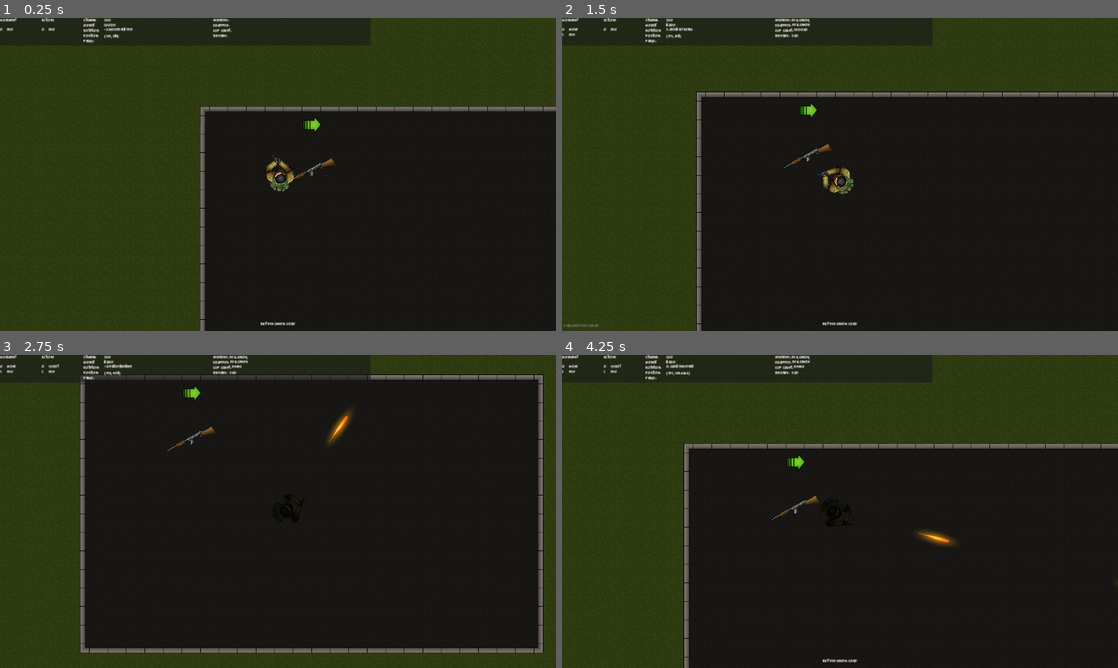
Above: before the commit, frames 1-4 (two rows, left to right).
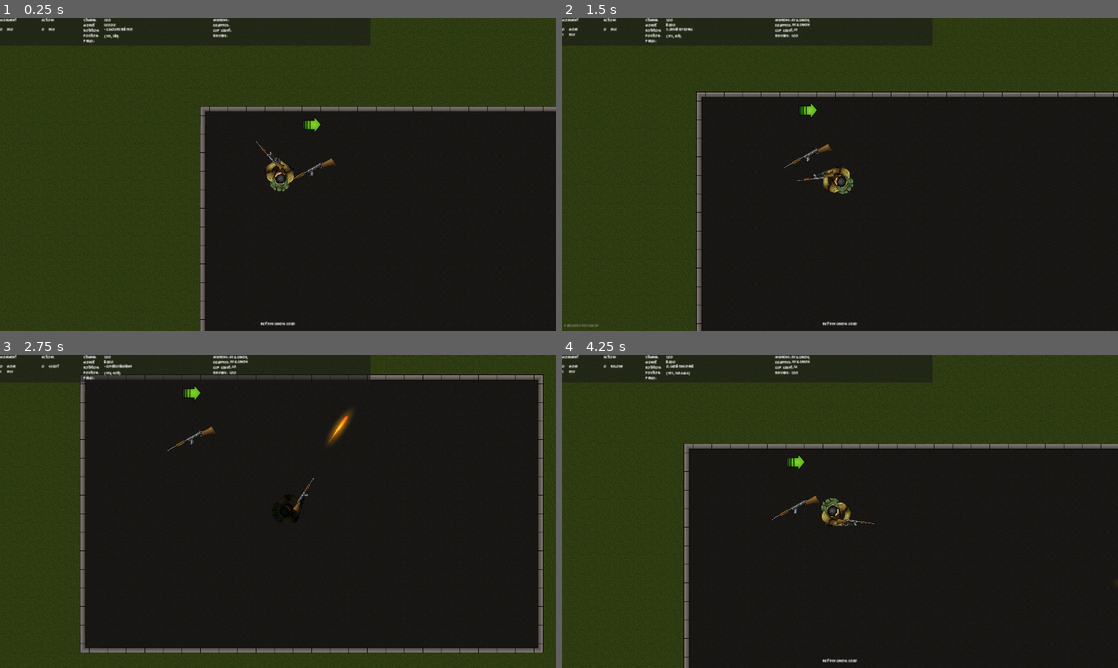
Above: after the commit, the same moments.

Repository: seffa1/ZombieGameRefactor
Game: Godot game, scene res://Main/Game.tscn
Same seed, same stepped clock (60 frames per second), same inputs: the game is played once before the commit and once after it.
Inputs (mouse positions are in pixels of both pictures, inside the frame that each line leads up to):
- Up to frame 1 (0.25 s): no input
- Up to frame 2 (1.5 s): move the mouse to (962, 158) at 0.52 s; press the mouse at (962, 158) at 0.53 s; hold D (move_right) 0.53-1.28 s; move the mouse to (728, 190) at 1.27 s; release the mouse at (728, 190) at 1.28 s; hold S (move_down) from 1.28 s (still down); tap F (interact) at 1.35 s
- Up to frame 3 (2.75 s): click (166, 527) at 1.55 s; move the mouse to (333, 442) at 2.02 s; release S (move_down) at 2.03 s; press the mouse at (333, 442) at 2.03 s; hold D (move_right) from 2.03 s (still down)
- Up to frame 4 (4.25 s): move the mouse to (812, 574) at 2.77 s; release D (move_right) at 2.78 s; release the mouse at (812, 574) at 2.78 s; hold W (move_up) 2.78-3.53 s; tap Shift (sprint) at 2.85 s; click (812, 574) at 3.05 s; move the mouse to (1006, 558) at 3.52 s; press the mouse at (1006, 558) at 3.53 s; hold A (move_left) from 3.53 s (still down); tap R (reload, bound only after the commit) at 4.15 s

The runs differ from the first frame. In frame 1, less than 0.1% of the frame differs, in the area x 46-52%, y 39-49%; in frame 2, less than 0.1%; in frame 3, less than 0.1%; in frame 4, 0.6%, in the area x 7-71%, y 2-62%.

Commit message:
reload state

Diff:
--- a/Autoload/Globals.gd
+++ b/Autoload/Globals.gd
@@ -8,6 +8,7 @@
 const GUN_INDEX = {
 	"DEV_CANON": {
 		"nice_name": "Dev Canon",
-		"shoot_animation": "shoot_dev_canon"
+		"shoot_animation": "shoot_dev_canon",
+		"reload_animation": "reload_dev_canon"
 	}
 }
--- a/Libraries/state_machine.gd
+++ b/Libraries/state_machine.gd
@@ -41,6 +41,13 @@
 	current_state = states_stack[0]
 	emit_signal("state_changed", states_stack)
 
+func reset_stack():
+	"""
+	Called by player state machine action reload state to be able to cancel other states
+	After the reload state exist, it resets the state back to idle.
+	"""
+	states_stack.clear()
+	states_stack.push_front(get_node(START_STATE))
 
 func _input(event):
 	if not _active:
--- a/Player/Player.tscn
+++ b/Player/Player.tscn
@@ -17,6 +17,7 @@
 [ext_resource type="Script" path="res://Player/weapon_container.gd" id="14_qrq3y"]
 [ext_resource type="Texture2D" uid="uid://ctl65mm8ars0g" path="res://World/purchasables/Weapons/Pistol_01/sprites/pistol_idle/Idle_gun_000.png" id="15_jx6t7"]
 [ext_resource type="Script" path="res://Player/purchasable_detector.gd" id="16_0vxfj"]
+[ext_resource type="Texture2D" uid="uid://dh45736awn3dt" path="res://World/purchasables/Weapons/DevCanon/images/riffle_buy.png" id="17_hi55u"]
 
 [sub_resource type="Animation" id="Animation_tvp0e"]
 length = 0.001
@@ -31,6 +32,30 @@
 "transitions": PackedFloat32Array(1),
 "update": 0,
 "values": [Color(1, 1, 1, 1)]
+}
+tracks/1/type = "value"
+tracks/1/imported = false
+tracks/1/enabled = true
+tracks/1/path = NodePath("gunPlaceholder:rotation")
+tracks/1/interp = 1
+tracks/1/loop_wrap = true
+tracks/1/keys = {
+"times": PackedFloat32Array(0),
+"transitions": PackedFloat32Array(1),
+"update": 0,
+"values": [0.0]
+}
+tracks/2/type = "value"
+tracks/2/imported = false
+tracks/2/enabled = true
+tracks/2/path = NodePath("gunPlaceholder:position")
+tracks/2/interp = 1
+tracks/2/loop_wrap = true
+tracks/2/keys = {
+"times": PackedFloat32Array(0),
+"transitions": PackedFloat32Array(1),
+"update": 0,
+"values": [Vector2(87, 24)]
 }
 
 [sub_resource type="Animation" id="Animation_1lh5b"]
@@ -64,9 +89,51 @@
 }]
 }
 
+[sub_resource type="Animation" id="Animation_8pi0a"]
+resource_name = "reload_dev_canon"
+tracks/0/type = "value"
+tracks/0/imported = false
+tracks/0/enabled = true
+tracks/0/path = NodePath("gunPlaceholder:rotation")
+tracks/0/interp = 1
+tracks/0/loop_wrap = true
+tracks/0/keys = {
+"times": PackedFloat32Array(0, 0.3, 0.8, 1),
+"transitions": PackedFloat32Array(1, 2, 1, 1),
+"update": 0,
+"values": [0.0, -0.508277, -0.508277, 0.0]
+}
+tracks/1/type = "value"
+tracks/1/imported = false
+tracks/1/enabled = true
+tracks/1/path = NodePath("gunPlaceholder:position")
+tracks/1/interp = 1
+tracks/1/loop_wrap = true
+tracks/1/keys = {
+"times": PackedFloat32Array(0, 0.3, 0.8, 1),
+"transitions": PackedFloat32Array(1, 2, 1, 1),
+"update": 0,
+"values": [Vector2(87, 24), Vector2(82, 6), Vector2(82, 6), Vector2(87, 24)]
+}
+tracks/2/type = "method"
+tracks/2/imported = false
+tracks/2/enabled = true
+tracks/2/path = NodePath("StateMachineAction/Reload")
+tracks/2/interp = 1
+tracks/2/loop_wrap = true
+tracks/2/keys = {
+"times": PackedFloat32Array(1),
+"transitions": PackedFloat32Array(1),
+"values": [{
+"args": [],
+"method": &"_on_reload_animation_finished"
+}]
+}
+
 [sub_resource type="AnimationLibrary" id="AnimationLibrary_e50xx"]
 _data = {
 "RESET": SubResource("Animation_tvp0e"),
+"reload_dev_canon": SubResource("Animation_8pi0a"),
 "shoot_dev_canon": SubResource("Animation_1lh5b")
 }
 
@@ -145,6 +212,12 @@
 texture = ExtResource("15_jx6t7")
 offset = Vector2(-15, 50)
 
+[node name="gunPlaceholder" type="Sprite2D" parent="."]
+position = Vector2(87, 24)
+scale = Vector2(0.259259, 0.259259)
+texture = ExtResource("17_hi55u")
+flip_h = true
+
 [node name="PlayerCollision" type="CollisionShape2D" parent="."]
 shape = SubResource("CircleShape2D_j0327")
 
--- a/Player/player_state_machine_action.gd
+++ b/Player/player_state_machine_action.gd
@@ -6,6 +6,8 @@
 which movement, this one deals will all the actions the player
 can perform.
 """
+
+@onready var weapon_manager = owner.find_child("WeaponManager")
 
 func _ready():
 	super()
@@ -25,8 +27,11 @@
 	"""
 	if not _active:
 		return
+	if state_name in ["idle"]:
+		reset_stack()
+
 	# If we want to add state to the state-queue
-	if state_name in ["shoot", "die", "melee"]:
+	if state_name in ["die", "melee"]:
 		states_stack.push_front(states_map[state_name])
 	# Otherwise the base statemachine will just switch to the new state
 	super(state_name)
@@ -39,4 +44,21 @@
 	if not _active:
 		return
 
+	if event.is_action_pressed("reload"):
+		if current_state == $Reload:
+			return
+
+		# Dont interupt state if we dont have ammo or clip is already full
+		if weapon_manager.has_a_gun():
+			var weapon_object = weapon_manager.get_equipped_gun()
+			if weapon_object.bullet_reserve == 0:
+				Events.emit_signal("player_log", "No ammo")
+				return
+			if weapon_object.bullets_in_clip == weapon_object.clip_size:
+				Events.emit_signal("player_log", "Magazine Full")
+				return
+
+		_change_state("reload")
+		return
+
 	current_state.handle_input(event)
--- a/Player/states/actions/idle.gd
+++ b/Player/states/actions/idle.gd
@@ -14,5 +14,7 @@
 
 func update(delta):
 	if Input.is_action_just_pressed("shoot"):
-		print("Entering shoot, from idle")
 		emit_signal("finished", "shoot")
+
+	#elif Input.is_action_just_pressed("reload"):
+	#	emit_signal("finished", "reload")
--- a/Player/states/actions/reload.gd
+++ b/Player/states/actions/reload.gd
@@ -1,22 +1,41 @@
 extends "res://Libraries/state.gd"
 
+@onready var weapon_manager: Node = owner.find_child("WeaponManager")
+var weapon_object
 
 # Initialize the state. E.g. change the animation
 func enter():
-	# Check if we can reload
-	# if we can, play the reload animation
-	return
+	# TODO - since the statemachine is handling this state's entering, we may not need this all here
+
+	# Check if we have a gun to reload
+	if !weapon_manager.has_a_gun():
+		emit_signal("finished", "idle")
+		return
+
+	# Get the gun
+	weapon_object = weapon_manager.get_equipped_gun()
+
+	# Check if we have ammo in reserve
+	if weapon_object.bullet_reserve == 0:
+		Events.emit_signal("player_log", "No ammo")
+		emit_signal("finished", "idle")
+		return
+
+	# Check if the clip is already full
+	if weapon_object.bullets_in_clip == weapon_object.clip_size:
+		Events.emit_signal("player_log", "Magazine Full")
+		emit_signal("finished", "idle")
+		return
+
+	# Play the reload animation
+	owner.animation_player.stop()
+	owner.animation_player.play(Globals.GUN_INDEX[weapon_object.WEAPON_NAME]["reload_animation"])
 
 func _on_reload_animation_finished():
-	# TODO - go back to finsihed start
+	weapon_object.reload()
+	emit_signal("finished", "idle")
 	return
 
 # Clean up the state. Reinitialize values like a timer
 func exit():
-	return
-
-func handle_input(event):
-	return
-
-func update(delta):
-	return
+	weapon_object = null
--- a/Player/states/actions/shoot.gd
+++ b/Player/states/actions/shoot.gd
@@ -4,13 +4,10 @@
 var weapon_object
 var fire_type
 
-# Initialize the state. E.g. change the animation
 func enter():
-	print("Entering shoot state")
 	# Get the gun and its fire type, the type determines how we exit the state
 	if !weapon_manager.has_a_gun():
-		print("YOU AINT GOT NO GUN")
-		emit_signal("finished", "previous")
+		emit_signal("finished", "idle")
 		return
 	weapon_object = weapon_manager.get_equipped_gun()
 	fire_type = weapon_object.fire_type
@@ -18,11 +15,10 @@
 	# Make sure the gun can fire
 	if !_able_to_shoot():
 		print("Cant shoot in the enter function")
-		emit_signal("finished", "previous")
+		emit_signal("finished", "idle")
 		return
 
 	# shoot the gun and play the animation
-	print("Shooting weapon")
 	weapon_object.shoot()
 
 	# Play the shoot animation specific to the given weapon
@@ -32,7 +28,6 @@
 	# we have to make sure the fire rate is shorter than the animation since the animation
 	# is controlling the state in automatic firing mode
 	assert(owner.animation_player.get_animation(animation_name).length > weapon_object.fire_rate, "Gun fire rate is faster than the shoot animation!")
-	print("Playing animation: " + animation_name)
 	owner.animation_player.stop()
 	owner.animation_player.play(animation_name)
 
@@ -47,24 +42,20 @@
 		print("automatic fire rate")
 		# check if shoot Input is still held and the gun is able to shoot
 		if !Input.is_action_pressed("shoot"):
-			print("Not holding shoot, exiting state")
-			emit_signal("finished", "previous")
+			emit_signal("finished", "idle")
 			return
 		if !_able_to_shoot():
 			# TODO - if the gun's fire rate is slower than the animation, then we exit state
 			# but that is not a good way to do it. The animation should change speeds to
 			# match the fire rate.
-			print("Gun cant shoot ! - exiting state")
-			emit_signal("finished", "previous")
+			emit_signal("finished", "idle")
 			return
-
-		print("Re-firing gun")
 		# re-enter the fire state
 		enter()
 	else:
 		print("Single fire weapon - Exiting state")
 		# single / burst fire weapons play one animation and go back to idle state until shoot is called again
-		emit_signal("finished", "previous")
+		emit_signal("finished", "idle")
 		return
 
 func _get_animation_name(weapon_object) -> String:
@@ -79,5 +70,6 @@
 
 # Clean up the state. Reinitialize values like a timer
 func exit():
+	owner.animation_player.stop()
 	weapon_object = null
 	fire_type = null
--- a/World/purchasables/Weapons/DevCanon/DevCanon.tscn
+++ b/World/purchasables/Weapons/DevCanon/DevCanon.tscn
@@ -9,7 +9,7 @@
 bullet = ExtResource("2_8obux")
 bullet_speed = 3000
 fire_rate = 0.1
-clip_size = 100000
+max_bullet_reserve = 100
 
 [node name="MuzzlePosition" parent="." index="0"]
 position = Vector2(200, 2.08165e-12)
--- a/World/purchasables/Weapons/gun.gd
+++ b/World/purchasables/Weapons/gun.gd
@@ -44,6 +44,23 @@
 
 	bullets_in_clip = clip_size
 	bullet_reserve = max_bullet_reserve
+
+func reload() -> void:
+	"""
+	The weapon manager checks if the clip is full and if there is reserve ammo before
+	calling this function.
+	"""
+	var bullet_needed_to_fill_clip = clip_size - bullets_in_clip
+
+	if bullet_reserve >= clip_size:
+		bullet_reserve -= bullet_needed_to_fill_clip
+		bullets_in_clip += bullet_needed_to_fill_clip
+	else:
+		bullets_in_clip += bullet_reserve
+		bullet_reserve = 0
+
+	Events.emit_signal("player_equipped_clip_count_change", bullets_in_clip)
+	Events.emit_signal("player_equipped_reserve_count_change", bullet_reserve)
 
 func shoot() -> void:
 	"""
@@ -94,7 +111,6 @@
 			Events.emit_signal("player_equipped_clip_count_change", bullets_in_clip)
 			Events.emit_signal("player_equipped_reserve_count_change", bullet_reserve)
 
-
 func set_gun_level(weapon_level: int) -> void:
 	"""
 	Must be defined by children classes. Describes how weapon parameters are affected by upgrading.
--- a/project.godot
+++ b/project.godot
@@ -63,6 +63,11 @@
 "events": [Object(InputEventKey,"resource_local_to_scene":false,"resource_name":"","device":-1,"window_id":0,"alt_pressed":false,"shift_pressed":false,"ctrl_pressed":false,"meta_pressed":false,"pressed":false,"keycode":0,"physical_keycode":70,"key_label":0,"unicode":102,"echo":false,"script":null)
 ]
 }
+reload={
+"deadzone": 0.5,
+"events": [Object(InputEventKey,"resource_local_to_scene":false,"resource_name":"","device":-1,"window_id":0,"alt_pressed":false,"shift_pressed":false,"ctrl_pressed":false,"meta_pressed":false,"pressed":false,"keycode":0,"physical_keycode":82,"key_label":0,"unicode":114,"echo":false,"script":null)
+]
+}
 
 [layer_names]
 
Not shown: 1 places in Player/Player.tscn that only renumber resources
